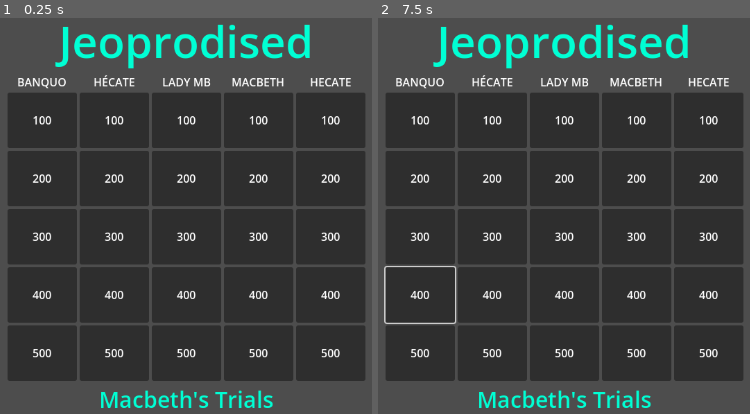
Above: before the commit, frames 1-2 (left to right).
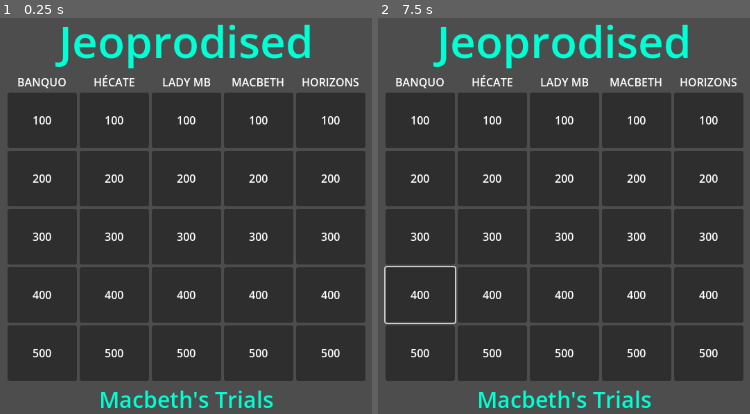
Above: after the commit, the same moments.

Repository: FreeformWave544/Jeoprodised
Game: Godot game, scene res://Scenes/Main.tscn
Same seed, same stepped clock (60 frames per second), same inputs: the game is played once before the commit and once after it.
Inputs (mouse positions are in pixels of both pictures, inside the frame that each line leads up to):
- Up to frame 1 (0.25 s): no input
- Up to frame 2 (7.5 s): click (418, 120) at 0.52 s; click (418, 180) at 1.27 s; click (418, 235) at 2.02 s; click (418, 295) at 2.77 s; click (418, 354) at 3.52 s; tap Enter at 4.25, 5.75, 7.25 s; move the mouse to (738, 188) at 4.27 s; hold Right 4.28-5.03 s; tap Alt at 4.35, 5.85, 7.35 s; click (738, 188) at 4.42 s; tap Space at 5, 6.5 s; move the mouse to (404, 235) at 5.02 s; hold Down 5.03-5.78 s; tap Shift at 5.1, 6.6 s; click (404, 235) at 5.17 s; move the mouse to (645, 113) at 5.77 s; hold Right 5.78-6.53 s; click (645, 113) at 5.92 s; move the mouse to (523, 303) at 6.52 s; hold Up 6.53-7.28 s; click (523, 303) at 6.67 s; move the mouse to (outside the picture) at 7.27 s; hold Left from 7.28 s (still down); click (outside the picture) at 7.42 s

The runs differ from the first frame. In frame 1, 0.2% of the frame differs, in the area x 81-97%, y 15-18%; in frame 2, 0.2%.

Commit message:
Added (kinda unrelated) Horizons projects finder.

Diff:
--- a/Scenes/Main.tscn
+++ b/Scenes/Main.tscn
@@ -9,6 +9,11 @@
 [sub_resource type="LabelSettings" id="LabelSettings_r150o"]
 font_size = 32
 font_color = Color(0, 1, 0.83137256, 1)
+
+[sub_resource type="LabelSettings" id="LabelSettings_idj7w"]
+font_size = 64
+font_color = Color(0.15686275, 0, 0, 1)
+outline_size = 10
 
 [node name="Main" type="Control" unique_id=1347978569]
 layout_mode = 3
@@ -406,91 +411,91 @@
 layout_mode = 2
 text = "500"
 
-[node name="Hecate" type="VBoxContainer" parent="Center/VBox/HBoxContainer" unique_id=1094075093]
-layout_mode = 2
-
-[node name="Title" type="Label" parent="Center/VBox/HBoxContainer/Hecate" unique_id=1865935192]
+[node name="Horizons" type="VBoxContainer" parent="Center/VBox/HBoxContainer" unique_id=1094075093]
+layout_mode = 2
+
+[node name="Title" type="Label" parent="Center/VBox/HBoxContainer/Horizons" unique_id=1865935192]
 layout_mode = 2
 text = "HECATE"
 horizontal_alignment = 1
 
-[node name="100" type="Button" parent="Center/VBox/HBoxContainer/Hecate" unique_id=1985056159]
-custom_minimum_size = Vector2(100, 80)
-layout_mode = 2
-
-[node name="Center" type="CenterContainer" parent="Center/VBox/HBoxContainer/Hecate/100" unique_id=1906444321]
-layout_mode = 1
-anchors_preset = 15
-anchor_right = 1.0
-anchor_bottom = 1.0
-grow_horizontal = 2
-grow_vertical = 2
-
-[node name="Label" type="Label" parent="Center/VBox/HBoxContainer/Hecate/100/Center" unique_id=1865550341]
+[node name="100" type="Button" parent="Center/VBox/HBoxContainer/Horizons" unique_id=1985056159]
+custom_minimum_size = Vector2(100, 80)
+layout_mode = 2
+
+[node name="Center" type="CenterContainer" parent="Center/VBox/HBoxContainer/Horizons/100" unique_id=1906444321]
+layout_mode = 1
+anchors_preset = 15
+anchor_right = 1.0
+anchor_bottom = 1.0
+grow_horizontal = 2
+grow_vertical = 2
+
+[node name="Label" type="Label" parent="Center/VBox/HBoxContainer/Horizons/100/Center" unique_id=1865550341]
 layout_mode = 2
 text = "100"
 
-[node name="200" type="Button" parent="Center/VBox/HBoxContainer/Hecate" unique_id=1740804919]
-custom_minimum_size = Vector2(100, 80)
-layout_mode = 2
-
-[node name="Center" type="CenterContainer" parent="Center/VBox/HBoxContainer/Hecate/200" unique_id=1901838098]
-layout_mode = 1
-anchors_preset = 15
-anchor_right = 1.0
-anchor_bottom = 1.0
-grow_horizontal = 2
-grow_vertical = 2
-
-[node name="Label" type="Label" parent="Center/VBox/HBoxContainer/Hecate/200/Center" unique_id=1759765524]
+[node name="200" type="Button" parent="Center/VBox/HBoxContainer/Horizons" unique_id=1740804919]
+custom_minimum_size = Vector2(100, 80)
+layout_mode = 2
+
+[node name="Center" type="CenterContainer" parent="Center/VBox/HBoxContainer/Horizons/200" unique_id=1901838098]
+layout_mode = 1
+anchors_preset = 15
+anchor_right = 1.0
+anchor_bottom = 1.0
+grow_horizontal = 2
+grow_vertical = 2
+
+[node name="Label" type="Label" parent="Center/VBox/HBoxContainer/Horizons/200/Center" unique_id=1759765524]
 layout_mode = 2
 text = "200"
 
-[node name="300" type="Button" parent="Center/VBox/HBoxContainer/Hecate" unique_id=1344805121]
-custom_minimum_size = Vector2(100, 80)
-layout_mode = 2
-
-[node name="Center" type="CenterContainer" parent="Center/VBox/HBoxContainer/Hecate/300" unique_id=2096180712]
-layout_mode = 1
-anchors_preset = 15
-anchor_right = 1.0
-anchor_bottom = 1.0
-grow_horizontal = 2
-grow_vertical = 2
-
-[node name="Label" type="Label" parent="Center/VBox/HBoxContainer/Hecate/300/Center" unique_id=1749144901]
+[node name="300" type="Button" parent="Center/VBox/HBoxContainer/Horizons" unique_id=1344805121]
+custom_minimum_size = Vector2(100, 80)
+layout_mode = 2
+
+[node name="Center" type="CenterContainer" parent="Center/VBox/HBoxContainer/Horizons/300" unique_id=2096180712]
+layout_mode = 1
+anchors_preset = 15
+anchor_right = 1.0
+anchor_bottom = 1.0
+grow_horizontal = 2
+grow_vertical = 2
+
+[node name="Label" type="Label" parent="Center/VBox/HBoxContainer/Horizons/300/Center" unique_id=1749144901]
 layout_mode = 2
 text = "300"
 
-[node name="400" type="Button" parent="Center/VBox/HBoxContainer/Hecate" unique_id=1774218699]
-custom_minimum_size = Vector2(100, 80)
-layout_mode = 2
-
-[node name="Center" type="CenterContainer" parent="Center/VBox/HBoxContainer/Hecate/400" unique_id=360411757]
-layout_mode = 1
-anchors_preset = 15
-anchor_right = 1.0
-anchor_bottom = 1.0
-grow_horizontal = 2
-grow_vertical = 2
-
-[node name="Label" type="Label" parent="Center/VBox/HBoxContainer/Hecate/400/Center" unique_id=929748630]
+[node name="400" type="Button" parent="Center/VBox/HBoxContainer/Horizons" unique_id=1774218699]
+custom_minimum_size = Vector2(100, 80)
+layout_mode = 2
+
+[node name="Center" type="CenterContainer" parent="Center/VBox/HBoxContainer/Horizons/400" unique_id=360411757]
+layout_mode = 1
+anchors_preset = 15
+anchor_right = 1.0
+anchor_bottom = 1.0
+grow_horizontal = 2
+grow_vertical = 2
+
+[node name="Label" type="Label" parent="Center/VBox/HBoxContainer/Horizons/400/Center" unique_id=929748630]
 layout_mode = 2
 text = "400"
 
-[node name="500" type="Button" parent="Center/VBox/HBoxContainer/Hecate" unique_id=1173406040]
-custom_minimum_size = Vector2(100, 80)
-layout_mode = 2
-
-[node name="Center" type="CenterContainer" parent="Center/VBox/HBoxContainer/Hecate/500" unique_id=798687566]
-layout_mode = 1
-anchors_preset = 15
-anchor_right = 1.0
-anchor_bottom = 1.0
-grow_horizontal = 2
-grow_vertical = 2
-
-[node name="Label" type="Label" parent="Center/VBox/HBoxContainer/Hecate/500/Center" unique_id=760069164]
+[node name="500" type="Button" parent="Center/VBox/HBoxContainer/Horizons" unique_id=1173406040]
+custom_minimum_size = Vector2(100, 80)
+layout_mode = 2
+
+[node name="Center" type="CenterContainer" parent="Center/VBox/HBoxContainer/Horizons/500" unique_id=798687566]
+layout_mode = 1
+anchors_preset = 15
+anchor_right = 1.0
+anchor_bottom = 1.0
+grow_horizontal = 2
+grow_vertical = 2
+
+[node name="Label" type="Label" parent="Center/VBox/HBoxContainer/Horizons/500/Center" unique_id=760069164]
 layout_mode = 2
 text = "500"
 
@@ -499,3 +504,30 @@
 text = "Macbeth's Trials"
 label_settings = SubResource("LabelSettings_r150o")
 horizontal_alignment = 1
+
+[node name="Awaiting" type="ColorRect" parent="." unique_id=1283261253]
+visible = false
+layout_mode = 1
+anchors_preset = 15
+anchor_right = 1.0
+anchor_bottom = 1.0
+grow_horizontal = 2
+grow_vertical = 2
+mouse_filter = 2
+color = Color(1, 1, 1, 0.7647059)
+
+[node name="Label" type="Label" parent="Awaiting" unique_id=2139582048]
+layout_mode = 1
+anchors_preset = 8
+anchor_left = 0.5
+anchor_top = 0.5
+anchor_right = 0.5
+anchor_bottom = 0.5
+offset_left = -20.0
+offset_top = -11.5
+offset_right = 20.0
+offset_bottom = 11.5
+grow_horizontal = 2
+grow_vertical = 2
+text = "Loading URL..."
+label_settings = SubResource("LabelSettings_idj7w")
--- a/Scenes/main.gd
+++ b/Scenes/main.gd
@@ -2,6 +2,10 @@
 
 var teams = [0, 0, 0, 0]
 @export var questions: Dictionary[String, Dictionary]
+var http_request: HTTPRequest
+var baseurl := "https://horizons.hackclub.com/api/projects/"
+var projectID := str(randi_range(0, 5000))
+var url := baseurl + projectID
 
 func _ready() -> void:
 	for i in range(2):
@@ -11,6 +15,10 @@
 			child.find_child("Title").text = child.name.to_upper()
 			for kiddo in child.get_children():
 				if kiddo is Button and not kiddo.pressed.is_connected(_btn_press): kiddo.pressed.connect(_btn_press.bind(int(kiddo.name), kiddo))
+	http_request = HTTPRequest.new()
+	add_child(http_request)
+	http_request.connect("request_completed", Callable(self, "_on_request_completed"))
+	check_url(url)
 
 func _btn_press(score: int, btn):
 	find_card(btn.get_parent().name)
@@ -18,6 +26,38 @@
 	teams[team - 1] += score
 
 func find_card(type):
-	if not type in questions: print("NO RELATED Qs") ; return
+	if type.to_pascal_case() == "Horizons":
+		var id = approvedIDs.pick_random() if approvedIDs.size() > 0 else ""
+		while approvedIDs.size() == 0 or id in usedIDs:
+			$Awaiting.show()
+			print(testedIDs)
+			if approvedIDs.size() > 0: id = approvedIDs.pick_random()
+			if usedIDs.size() >= approvedIDs.size(): usedIDs.clear()
+			await get_tree().create_timer(0.2).timeout
+		usedIDs.append(id)
+		$Awaiting.hide()
+		print(id, " -=- ", approvedIDs)
+		OS.shell_open("https://horizons.hackclub.com/projects/" + id)
+		print("APPROVED:\n", approvedIDs, "\n\nINVALID:\n", testedIDs)
+		return
+	elif not type in questions: print("NO RELATED Qs") ; return
 	var q = questions[type].keys().pick_random()
 	print(q)
+
+func check_url(ID := projectID) -> void:
+	var error = http_request.request( baseurl + ID, PackedStringArray(), HTTPClient.METHOD_HEAD)
+	if error != OK: print("Error sending request:", error)
+
+var proj := ""
+var testedIDs := []
+var approvedIDs := []
+var usedIDs := []
+func _on_request_completed(_result: int, response_code: int, _headers: PackedStringArray, _body: PackedByteArray) -> void:
+	if response_code == 404: testedIDs.append(projectID)
+	else:
+		approvedIDs.append(projectID)
+		proj = "https://horizons.hackclub.com/projects/" + projectID
+	await get_tree().create_timer(0.1 + ((len(approvedIDs) - len(usedIDs)) / 50.0)).timeout
+	projectID = str(randi_range(0, 5000))
+	url = "https://horizons.hackclub.com/api/projects/%s" % projectID
+	check_url()
